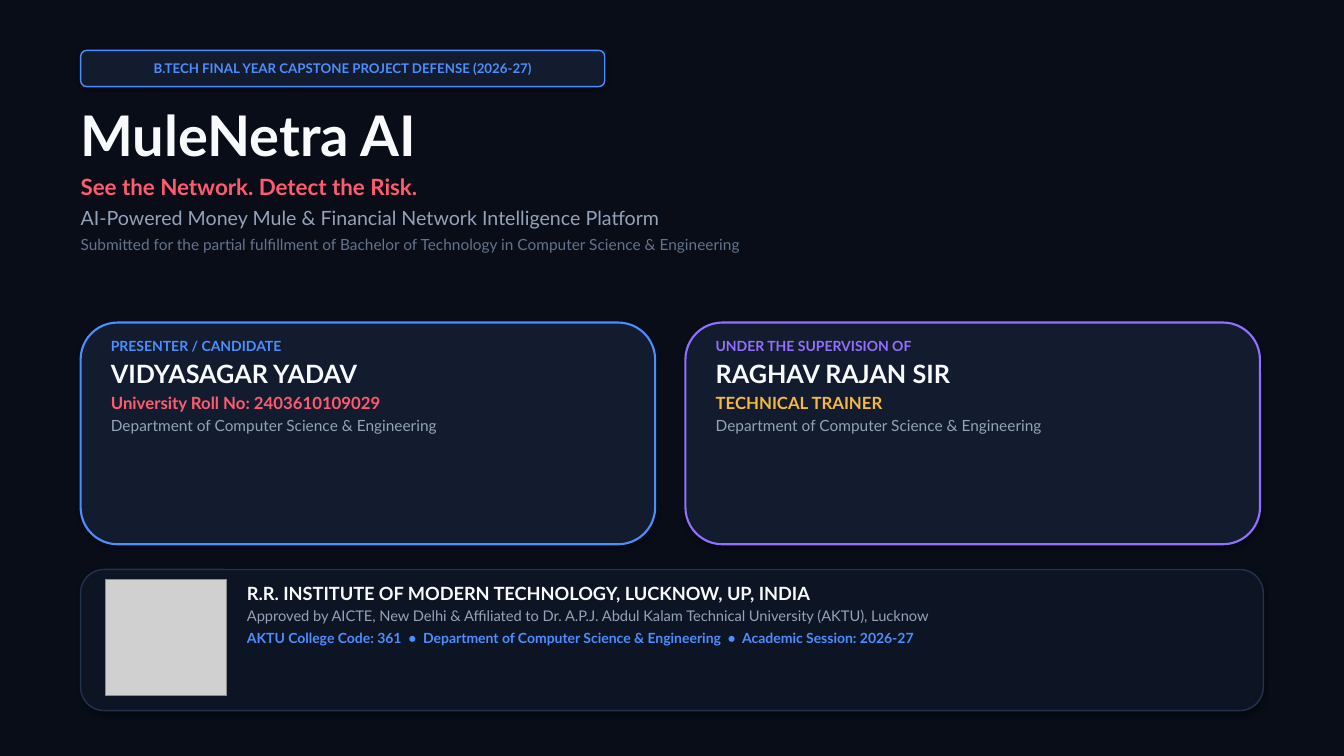
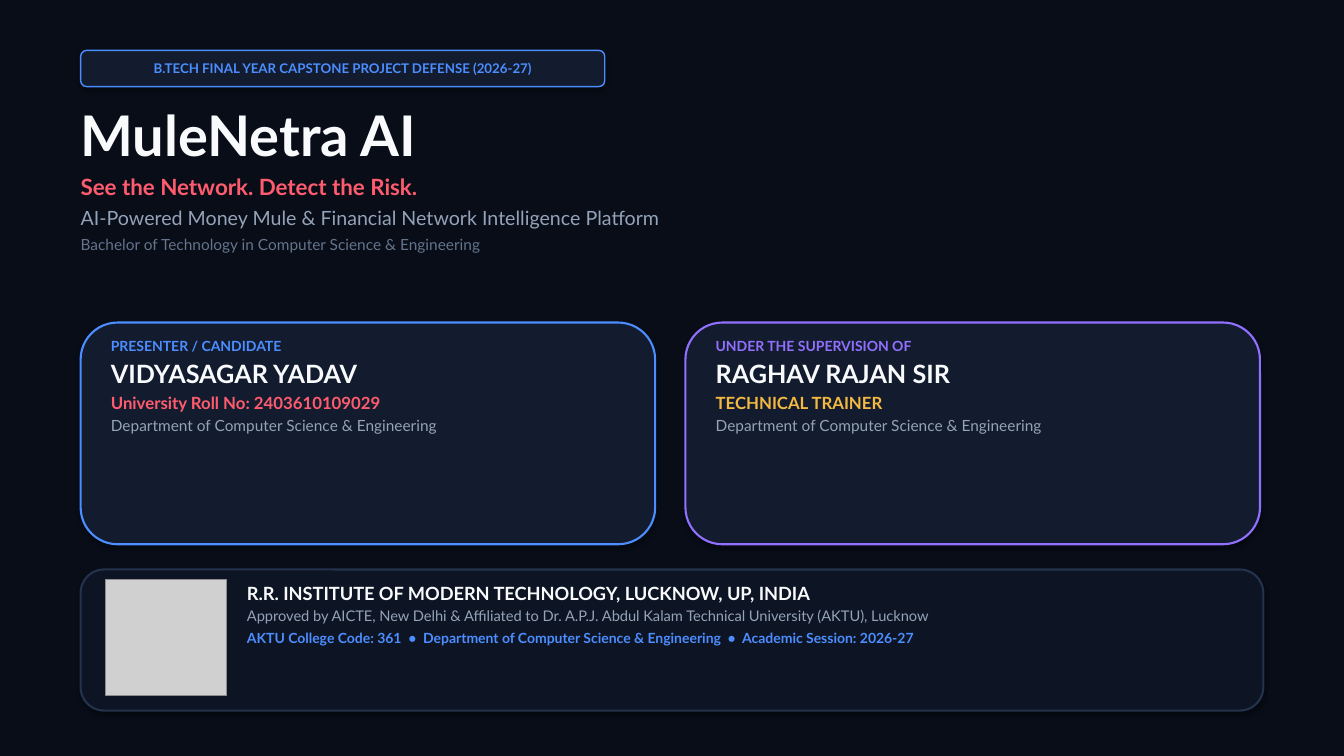
Before and after one commit to vidyasagar0007/MuleNetra-AI, a slide deck: slide 1 of reports/MuleNetra_AI_BTech_Presentation_Vidyasagar_Yadav.pptx. Drawn at 1344x756 pixels with LibreOffice and Linux fonts; fonts in the diff are those of the drawing; grey boxes stand for pictures. Boxes give left, top, right and bottom in pixels: in the first picture for what was removed or moved away, otherwise in the second. Text is boxed around its words. In the diff, an @@ line names an element or a change of style, - is before the commit and + after.

```diff
--- a/reports/MuleNetra_AI_BTech_Presentation_Vidyasagar_Yadav.pptx
+++ b/reports/MuleNetra_AI_BTech_Presentation_Vidyasagar_Yadav.pptx
@@ text at bbox=[81, 239, 480, 253]: text changed @@
-Submitted for the partial fulfillment of Bachelor of Technology in Computer Science & Engineering
+Bachelor of Technology in Computer Science & Engineering
```
Also in this commit, not shown: 3 other slides changed, 7 slides added, 16 slides removed, 1 other file.
